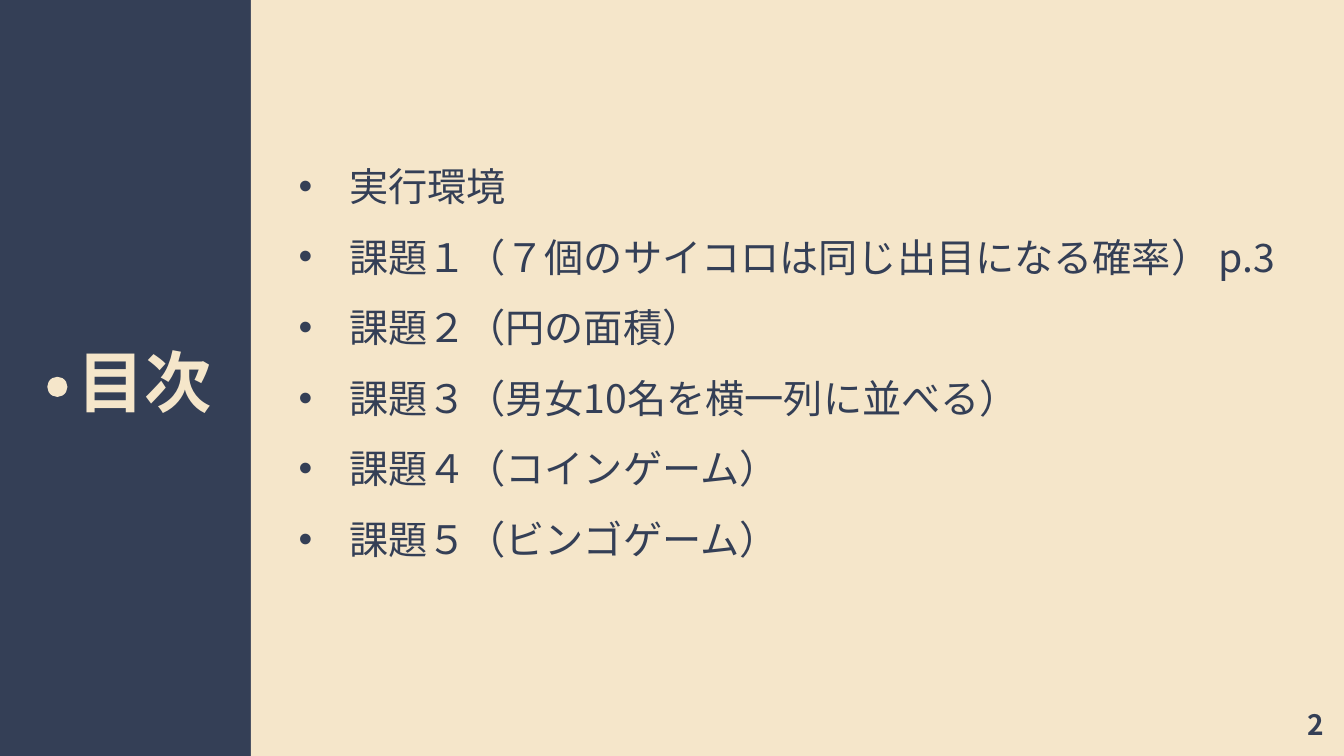
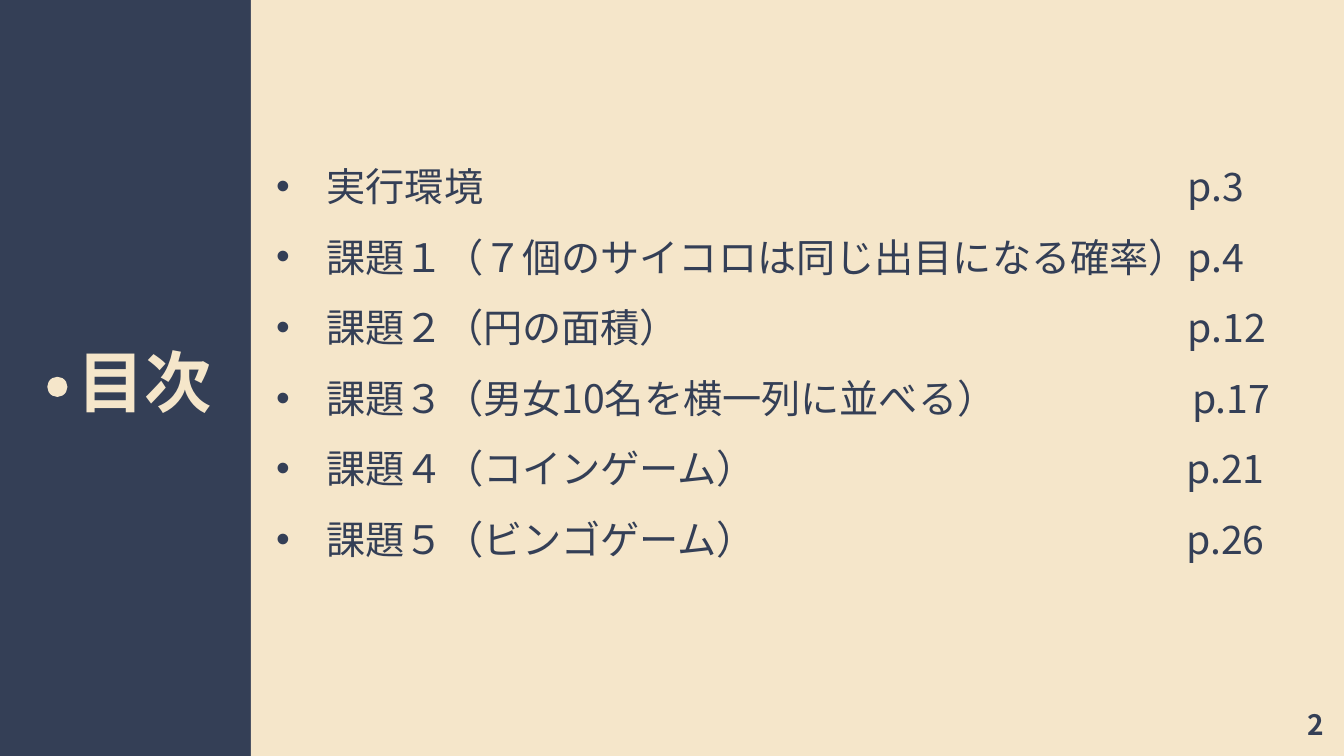
Before and after one commit to imamkhairi/jikkenII, a slide deck: slide 2 of random/presentation/presentation_final_rev2.pptx. Drawn at 1344x756 pixels with LibreOffice and Linux fonts; fonts in the diff are those of the drawing. Boxes give left, top, right and bottom in pixels: in the first picture for what was removed or moved away, otherwise in the second. Text is boxed around its words. In the diff, an @@ line names an element or a change of style, - is before the commit and + after.

Commit message:
edit ppt

```diff
--- a/random/presentation/presentation_final_rev2.pptx
+++ b/random/presentation/presentation_final_rev2.pptx
@@ text at bbox=[327, 168, 1270, 563]: text changed @@
-• 実行環境
-• 課題１（７個のサイコロは同じ出目になる確率） p.3
-• 課題２（円の面積）
-• 課題３（男女10名を横一列に並べる）
-• 課題４（コインゲーム）
-• 課題５（ビンゴゲーム）
+• 実行環境 p.3
+• 課題１（７個のサイコロは同じ出目になる確率）p.4
+• 課題２（円の面積） p.12
+• 課題３（男女10名を横一列に並べる） p.17
+• 課題４（コインゲーム） p.21
+• 課題５（ビンゴゲーム） p.26
```
Also in this commit, not shown: 3 other slides changed, 2 slides added.
